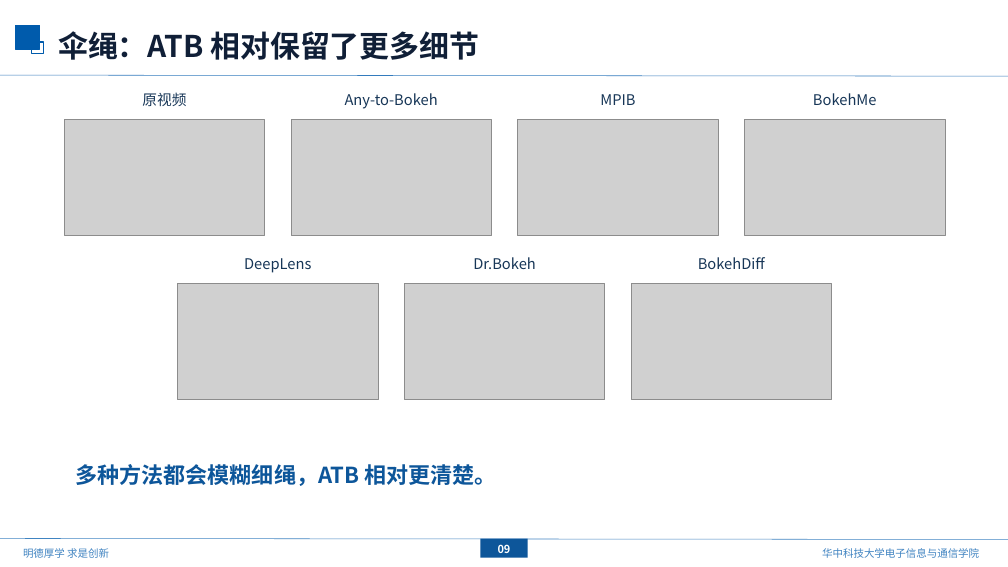
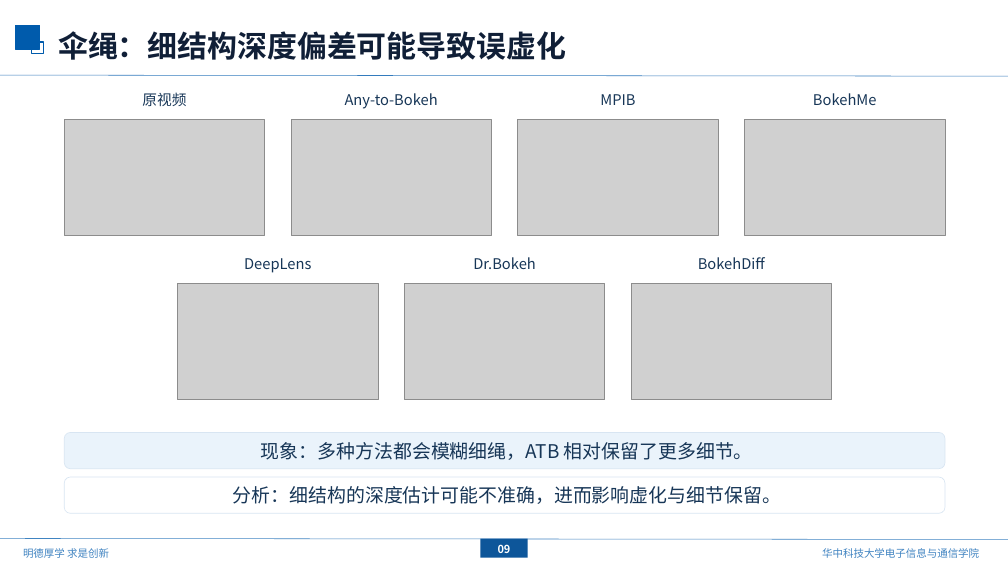
Before and after one commit to mengmcy1/OPPO-depth-guided-video-bokeh, a slide deck: slide 10 of 汇报/2026-10-16_基线更新与ATB分析/基线更新与ATB分析_1016.pptx. Drawn at 1008x567 pixels with LibreOffice and Linux fonts; fonts in the diff are those of the drawing; grey boxes stand for pictures; background and template pictures are left out. Boxes give left, top, right and bottom in pixels: in the first picture for what was removed or moved away, otherwise in the second. Text is boxed around its words. In the diff, an @@ line names an element or a change of style, - is before the commit and + after.

```diff
--- a/汇报/2026-10-16_基线更新与ATB分析/基线更新与ATB分析_1016.pptx
+++ b/汇报/2026-10-16_基线更新与ATB分析/基线更新与ATB分析_1016.pptx
@@ text at [58,31,566,60]: text changed @@
-伞绳：ATB 相对保留了更多细节
+伞绳：细结构深度偏差可能导致误虚化
@@ rounded rectangle "现象：多种方法都会模糊细绳，ATB 相对保留了更多细节。": place and size @@
-rounded rectangle "现象：多种方法都会模糊细绳，ATB 相对保留了更多细节。" at [76,464,496,486]
+rounded rectangle "现象：多种方法都会模糊细绳，ATB 相对保留了更多细节。" at [64,433,945,469]
@@ rounded rectangle "现象：多种方法都会模糊细绳，ATB 相对保留了更多细节。" at [64,433,945,469]: fill none to #EAF3FB; outline none to #D8E5F2 0.6 pt @@
@@ text in rounded rectangle at [261,442,753,460]: text changed; size 21 to 18 pt; text colour #0D569A to #173657; bold off @@
-多种方法都会模糊细绳，ATB 相对更清楚。
+现象：多种方法都会模糊细绳，ATB 相对保留了更多细节。
@@ rounded rectangle added at [64,477,945,513], fill #FFFFFF, outline #D8E5F2 0.6 pt, 18 pt, text #173657 @@
+分析：细结构的深度估计可能不准确，进而影响虚化与细节保留。
```
Also in this commit, not shown: 5 other slides changed, 2 other files.
